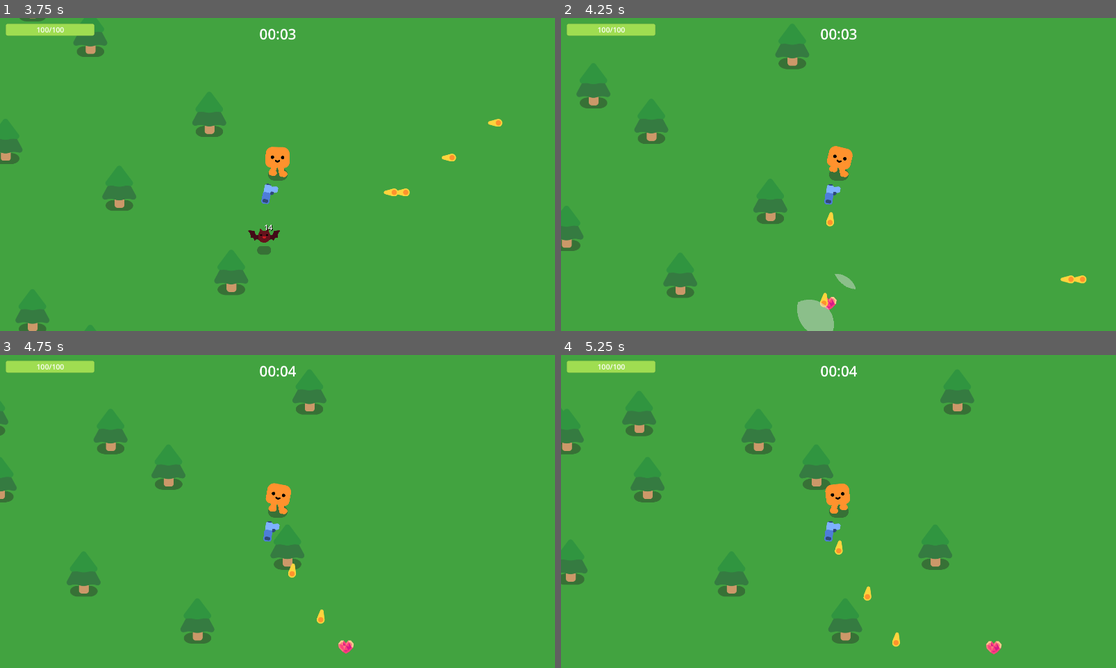
Above: before the commit, frames 1-4 (two rows, left to right).
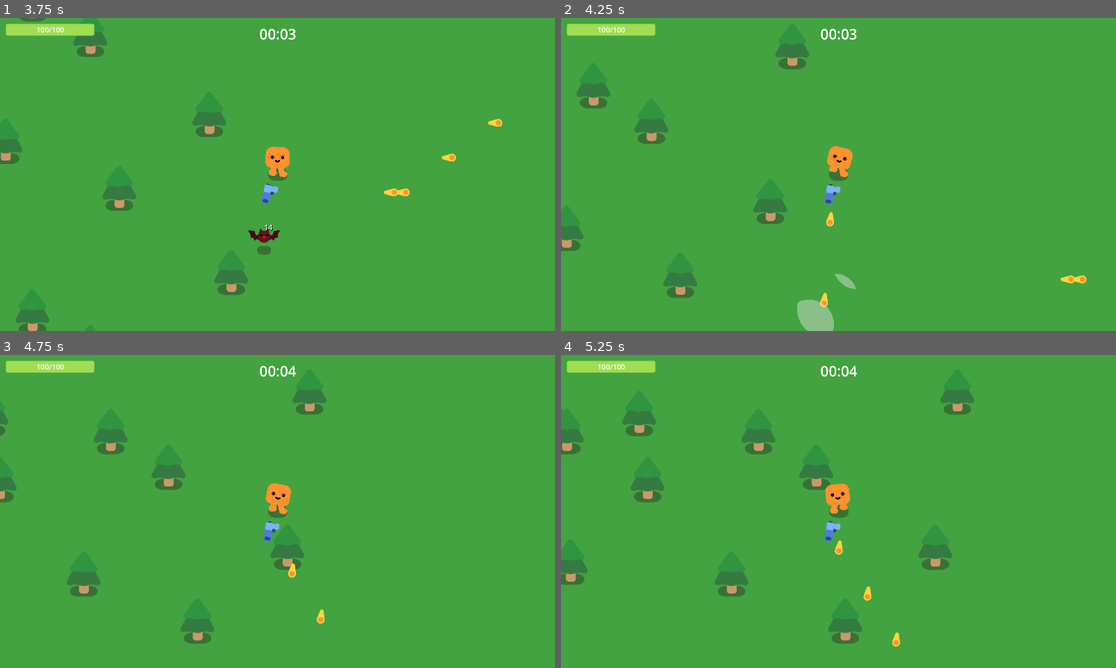
Above: after the commit, the same moments.

Repository: Gatreh/vampire-survivors-clone
Game: Godot game, scene res://MainMenu.tscn
Two runs of this game, one before a commit and one after it. Both use one fixed random seed, a clock stepped at 60 frames per second and the inputs below.
Inputs:
- Up to frame 1 (3.75 s): click "Start Game" at 0.5 s; tap Enter at 1.25 s; hold D (move_right) 1.28-2.03 s; hold S (move_down) 2.03-2.78 s; hold D (move_right) 2.78-3.53 s; hold W (move_up) from 3.53 s (still down)
- Up to frame 2 (4.25 s): keep holding W (move_up)
- Up to frame 3 (4.75 s): release W (move_up) at 4.28 s; hold A (move_left) from 4.28 s (still down)
- Up to frame 4 (5.25 s): keep holding A (move_left)

Frame 1 is identical in both runs. In frame 2, less than 0.1% of the frame differs, in the area x 47-50%, y 89-94%; in frame 3, less than 0.1%; in frame 4, less than 0.1%, in the area x 76-80%, y 91-96%.

Commit message:
added HEALTH_CHANCE to the DROP variable.

Diff:
--- a/Mob_Behavior.gd
+++ b/Mob_Behavior.gd
@@ -6,7 +6,8 @@
 
 const DEATH_SCENE = preload("res://smoke_explosion/smoke_explosion.tscn")
 const DROPS = {
-	"HEALTH": preload("res://items/pickup_health/HealthPickup.tscn")
+	"HEALTH": preload("res://items/pickup_health/HealthPickup.tscn"),
+	"HEALTH_CHANCE": 0.05
 }
 
 var movement = 0
@@ -86,9 +87,10 @@
 func Kill():
 	queue_free()
 	var smoke = DEATH_SCENE.instantiate()
-	var health = DROPS.HEALTH.instantiate()
 	get_parent().add_child(smoke)
-	get_parent().add_child(health)
 	smoke.global_position = global_position
-	health.global_position = global_position
+	if randf() < DROPS.HEALTH_CHANCE:
+		var health = DROPS.HEALTH.instantiate()
+		get_parent().add_child(health)
+		health.global_position = global_position
 #endregion
